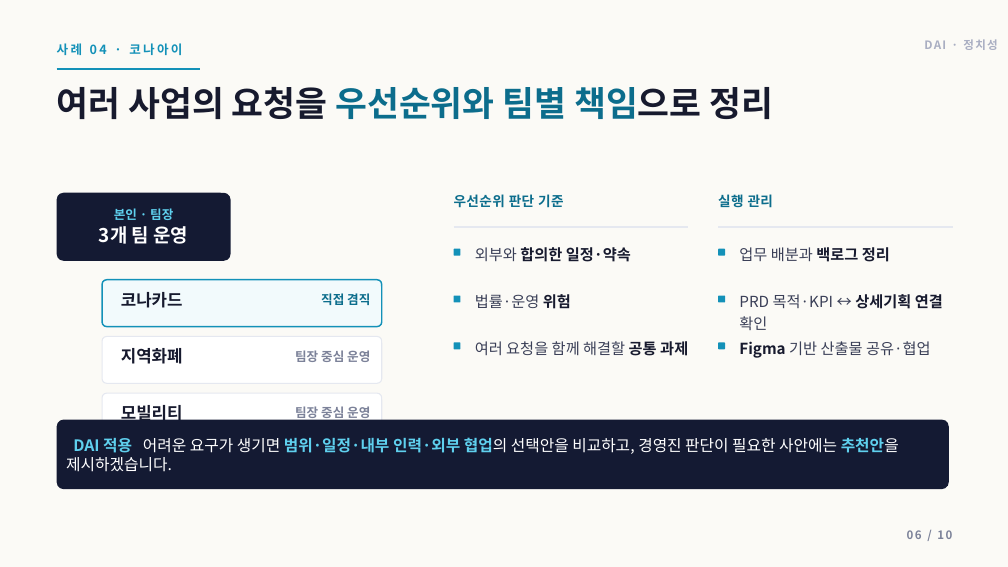
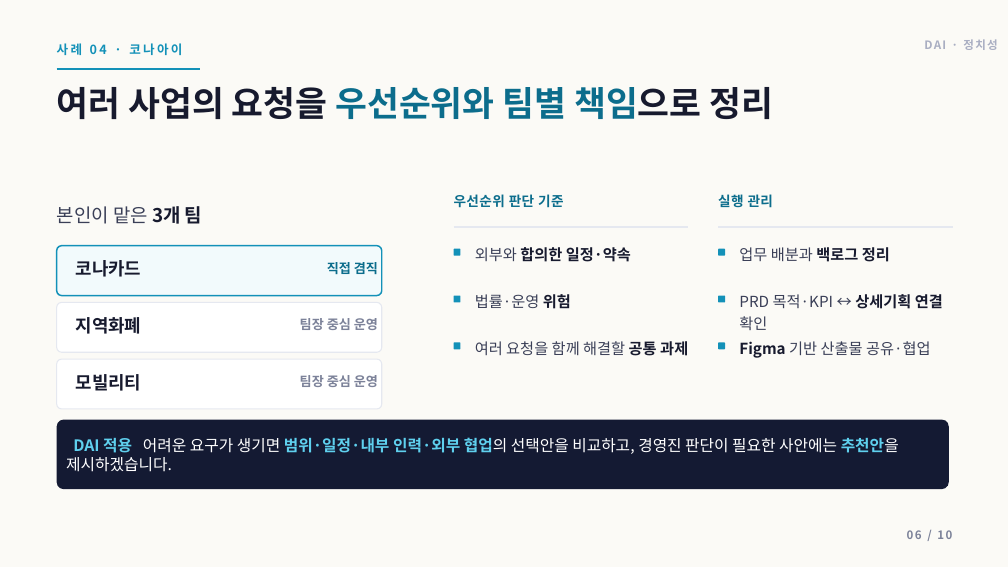
Before and after one commit to insightjung27/dai-healthcare-pt-deck-2, a slide deck: slide 6 of 정치성_DAI_AI헬스케어플랫폼팀장_면접PT.pptx. Drawn at 1008x567 pixels with LibreOffice and Linux fonts; fonts in the diff are those of the drawing. Boxes give left, top, right and bottom in pixels: in the first picture for what was removed or moved away, otherwise in the second. Text is boxed around its words. In the diff, an @@ line names an element or a change of style, - is before the commit and + after.

```diff
--- a/정치성_DAI_AI헬스케어플랫폼팀장_면접PT.pptx
+++ b/정치성_DAI_AI헬스케어플랫폼팀장_면접PT.pptx
@@ text at box(57, 206, 202, 224): text changed; size 12 to 18 pt; text colour #5FD0EE to #3A3F57; bold off @@
-본인 · 팀장
-3개 팀 운영
+본인이 맡은 3개 팀
@@ text "본인이 맡은 3개 팀": place and size @@
-text "본인이 맡은 3개 팀" at box(57, 193, 231, 261)
+text "본인이 맡은 3개 팀" at box(57, 206, 202, 224)
@@ text "본인이 맡은 3개 팀" at box(57, 206, 202, 224): vertical alignment middle to top; fill #141A33 to none @@
@@ rounded rectangle: place and size @@
-rounded rectangle at box(102, 280, 382, 327)
+rounded rectangle at box(57, 246, 382, 296)
@@ size 16 to 17 pt in 3 elements at box(76, 317, 142, 334), box(76, 374, 142, 391), box(76, 260, 142, 277) @@
@@ text "코나카드": place and size @@
-text "코나카드" at box(121, 292, 183, 308)
+text "코나카드" at box(76, 260, 142, 277)
@@ text "직접 겸직": place and size @@
-text "직접 겸직" at box(321, 293, 370, 305)
+text "직접 겸직" at box(327, 262, 378, 274)
@@ rounded rectangle: place and size @@
-rounded rectangle at box(102, 337, 382, 383)
+rounded rectangle at box(57, 302, 382, 352)
@@ text "지역화폐": place and size @@
-text "지역화폐" at box(121, 348, 183, 364)
+text "지역화폐" at box(76, 317, 142, 334)
@@ text "팀장 중심 운영": place and size @@
-text "팀장 중심 운영" at box(295, 350, 370, 362)
+text "팀장 중심 운영" at box(300, 318, 378, 330)
@@ rounded rectangle: place and size @@
-rounded rectangle at box(102, 393, 382, 440)
+rounded rectangle at box(57, 359, 382, 409)
@@ text "모빌리티": place and size @@
-text "모빌리티" at box(121, 402, 183, 424)
+text "모빌리티" at box(76, 374, 142, 391)
@@ size 12 to 12.5 pt in 3 elements at box(327, 262, 378, 274), box(300, 318, 378, 330), box(300, 375, 378, 387) @@
@@ text "팀장 중심 운영": place and size @@
-text "팀장 중심 운영" at box(295, 404, 370, 421)
+text "팀장 중심 운영" at box(300, 375, 378, 387)
```
Also in this commit, not shown: 1 other slide changed, 3 other files.
